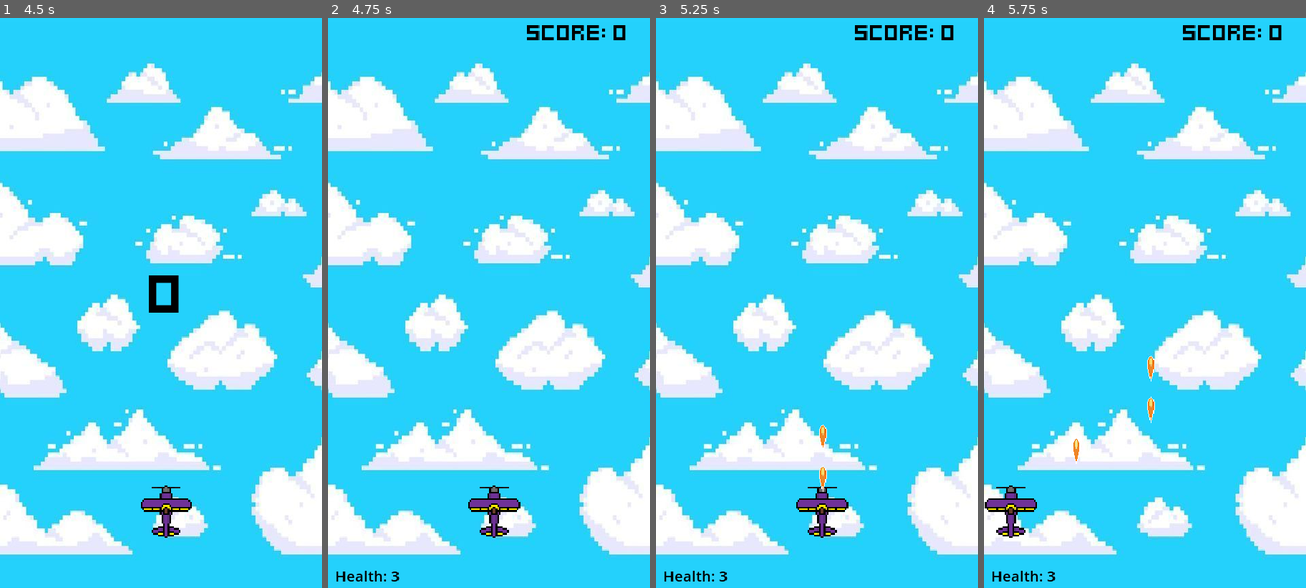
Above: before the commit, frames 1-4 (left to right).
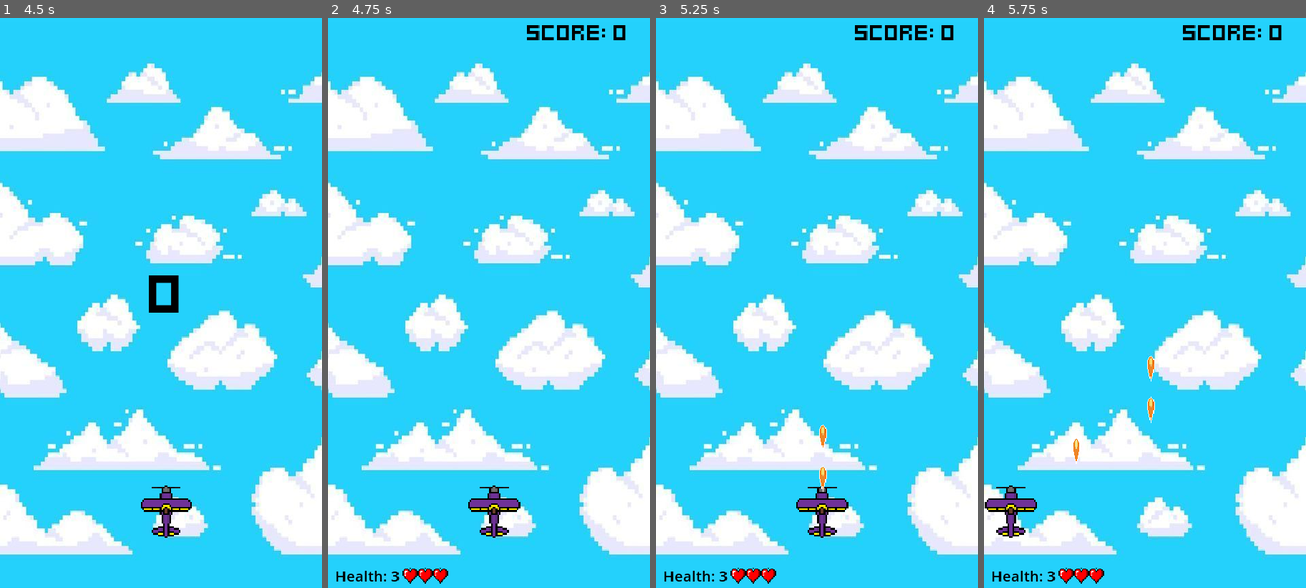
Above: after the commit, the same moments.

Repository: edmundyu2008/LeBombJames
Game: Godot game, scene res://UI/main_menu.tscn
Same seed, same stepped clock (60 frames per second), same inputs: the game is played once before the commit and once after it.
Inputs (mouse positions are in pixels of both pictures, inside the frame that each line leads up to):
- Up to frame 1 (4.5 s): click (90, 314) at 0.5 s; tap Enter (ui_accept) at 1.25, 1.52, 2, 2.27, 3.5, 3.77, 4.25 s; hold Right (ui_right) 1.28-2.03 s; hold Left (ui_left) 2.03-2.78 s; hold Right (ui_right) 2.78-4.28 s; hold Left (ui_left) from 4.28 s (still down)
- Up to frame 2 (4.75 s): keep holding Left (ui_left); tap Enter (ui_accept) at 4.52 s
- Up to frame 3 (5.25 s): keep holding Left (ui_left)
- Up to frame 4 (5.75 s): keep holding Left (ui_left); tap Enter (ui_accept) at 5.27 s

Frame 1 is identical in both runs. In frame 2, 0.3% of the frame differs, in the area x 23-38%, y 96-100%; in frame 3, 0.3%; in frame 4, 0.3%.

Commit message:
hearts almost done

Diff:
--- /dev/null
+++ b/Life.gd
@@ -0,0 +1,8 @@
+extends Control
+
+@export var game_stats: GameStats
+@export var player_health: int = 3
+var heart_size: int = 50
+
+func player_health_changed(new_player_health: float) -> void:
+	$Hearts.rect_min_size.x = new_player_health * heart_size
--- a/main.gd
+++ b/main.gd
@@ -2,9 +2,12 @@
 
 @export var game_stats: GameStats
 
+@onready var hearts: TextureRect = $Hearts
 @onready var plane: Node2D = $Plane
 @onready var score_label: Label = $ScoreLabel
 @onready var health_label: Label = $HealthLabel
+
+var heart_size = 254
 
 func _ready() -> void:
 	randomize()
@@ -17,8 +20,10 @@
 		get_tree().change_scene_to_file("res://UI/you_died.tscn")
 		)
 
-func update_score_label(new_score: int) -> void:
-	score_label.text = "Score: " + str(new_score)
 
 func update_health_label(new_player_health: int) -> void:
 	health_label.text = "Health: " + str(new_player_health)
+	$Hearts.size.x = new_player_health * heart_size
+
+func update_score_label(new_score: int) -> void:
+	score_label.text = "Score: " + str(new_score)
--- a/main.tscn
+++ b/main.tscn
@@ -7,12 +7,13 @@
 [ext_resource type="PackedScene" uid="uid://cay4vl7nga5bg" path="res://opps/opp_generator.tscn" id="3_jg6w0"]
 [ext_resource type="FontFile" uid="uid://jl34hxvwvjwv" path="res://kenney_mini_square.ttf" id="6_v323r"]
 [ext_resource type="PackedScene" uid="uid://dbc6wuup05crm" path="res://UI/pause_menu.tscn" id="7_45hcr"]
+[ext_resource type="Texture2D" uid="uid://c7x5ngkq4h40s" path="res://pixelheart.png" id="9_6brik"]
 
 [node name="Game" type="Node2D"]
 script = ExtResource("1_0qyg6")
 game_stats = ExtResource("2_yk8ov")
 
-[node name="TextureRect" type="TextureRect" parent="."]
+[node name="Background" type="TextureRect" parent="."]
 offset_right = 540.0
 offset_bottom = 960.0
 texture = ExtResource("1_g5nok")
@@ -27,6 +28,16 @@
 theme_override_fonts/font = ExtResource("6_v323r")
 theme_override_font_sizes/font_size = 40
 text = "SCORE"
+
+[node name="Hearts" type="TextureRect" parent="."]
+offset_left = 125.0
+offset_top = 921.0
+offset_right = 379.0
+offset_bottom = 1175.0
+scale = Vector2(0.1, 0.1)
+texture = ExtResource("9_6brik")
+expand_mode = 1
+stretch_mode = 1
 
 [node name="HealthLabel" type="Label" parent="."]
 z_index = 1
Not shown: 1 places in main.tscn that only renumber resources
Binary file added: pixelheart.png
Not shown, added: pixelheart.png.import
